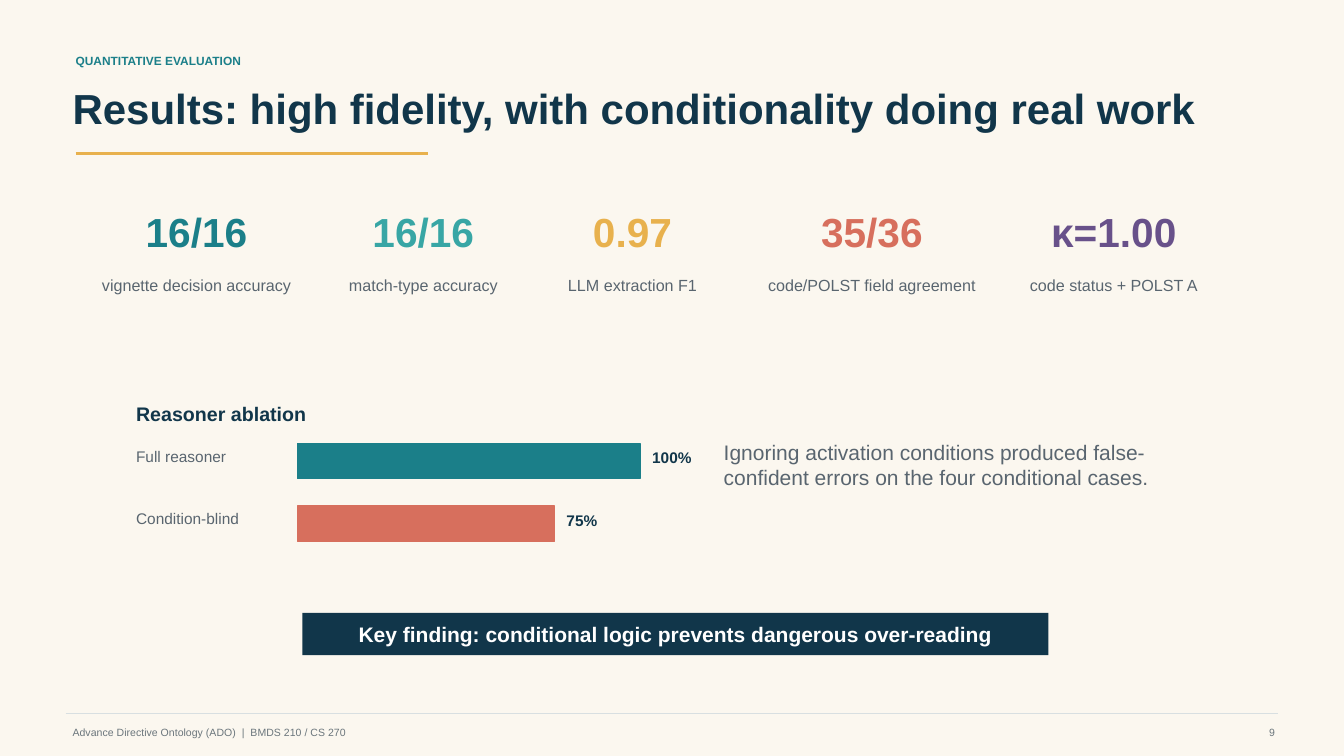
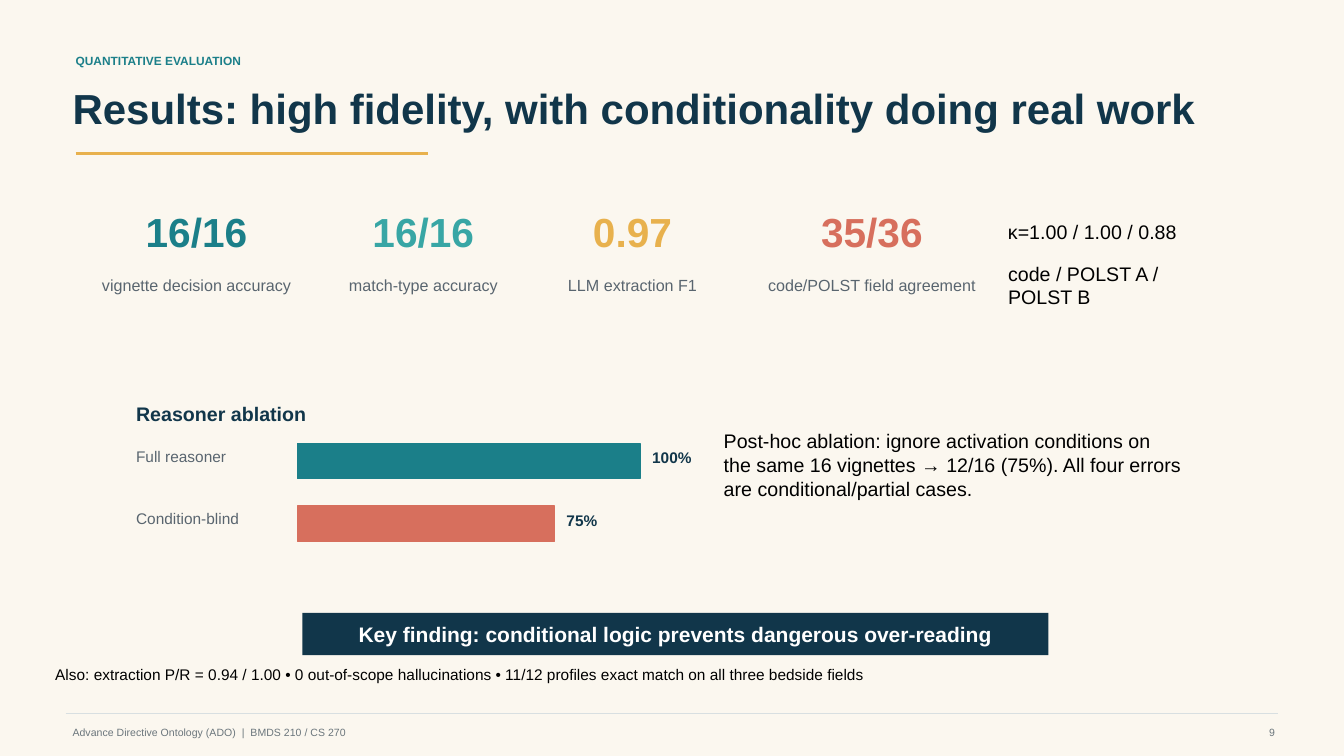
Before and after one commit to patrickwalsh26/bmds210-AD_Ontology, a slide deck: slide 9 of ADO_powerpoint_presentation.pptx. Drawn at 1344x756 pixels with LibreOffice and Linux fonts; fonts in the diff are those of the drawing. Boxes give left, top, right and bottom in pixels: in the first picture for what was removed or moved away, otherwise in the second. Text is boxed around its words. In the diff, an @@ line names an element or a change of style, - is before the commit and + after.

```diff
--- a/ADO_powerpoint_presentation.pptx
+++ b/ADO_powerpoint_presentation.pptx
@@ text at (x1=1008, y1=225, x2=1176, y2=240): text changed; size 29 to 14 pt; text colour #68518A to #000000; bold off @@
-κ=1.00
+κ=1.00 / 1.00 / 0.88
@@ text at (x1=1008, y1=266, x2=1148, y2=305): text changed; size 11.5 to 14 pt; text colour #59656F to #000000 @@
-code status + POLST A
+code / POLST A / POLST B
@@ text at (x1=724, y1=433, x2=1180, y2=500): text changed; size 15 to 14 pt; text colour #59656F to #000000 @@
-Ignoring activation conditions produced false-confident errors on the four conditional cases.
+Post-hoc ablation: ignore activation conditions on the same 16 vignettes → 12/16 (75%). All four errors are conditional/partial cases.
@@ text added at (x1=55, y1=669, x2=863, y2=684), 11 pt, text #000000 @@
+Also: extraction P/R = 0.94 / 1.00 • 0 out-of-scope hallucinations • 11/12 profiles exact match on all three bedside fields
```
Also in this commit, not shown: 2 other files.
